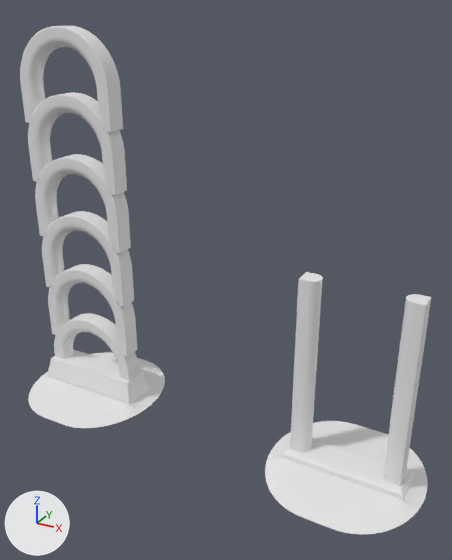
A saved change to the Blender file retractiontower/data/Template.blend.
Both versions are drawn from a camera (50 mm lens) standing at (21.6, -78.6, 67.9) and looking at (-21.6, -0.1, 28.6). Lighting does not change. The marker at lower left points along +X, +Y and +Z.

Names of what the first picture shows: 'Arc', 'Arc.001', 'base', 'base.001'.
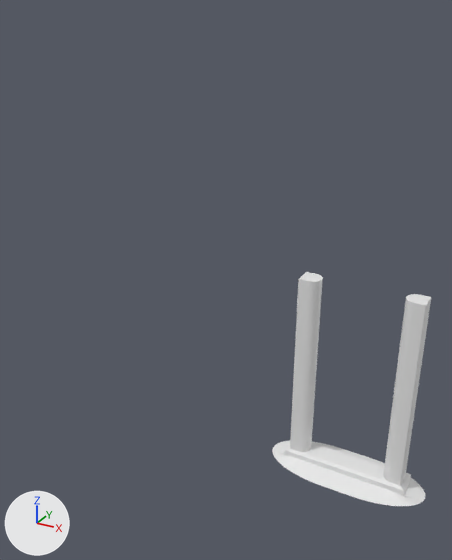
What differs and where, as boxes (x1, y1, x2, y2) in the pictures (452 x 560 px):
'Arc.001', hidden: before (20, 26, 139, 381)
'base', reshaped, rescaled (6% narrower, 42% shorter): before (265, 421, 428, 535); after (272, 440, 425, 506)
'base.001', hidden: before (28, 349, 165, 428)

The change, as a diff of the scene's bpy script:
```diff
--- a/retractiontower/data/Template.blend.py
+++ b/retractiontower/data/Template.blend.py
@@ me_cube @@
 me_cube.from_pydata(...)  # 142 vertices, 138 faces; spans x -1.0..1.0, y -1.0..1.0, z -5.0..-3.0
 # used by ob_base; location = (0.0, 0.0, 5.0); scale = (12.5, 12.5, 1.0)
+# me_cube part 1: all 74 vertices in x -0.8..0.8, y -0.25..0.25, z -4.0..-3.0 are scaled about their middle by (0.982, 1.65, 1)
@@ ob_base @@
 ob_base.location = (0.0, 0.0, 5.0)
-ob_base.scale = (12.5, 12.5, 1.0)
+ob_base.scale = (12.5, 5.0, 1.0)
@@ ob_arc_001 @@
 ob_arc_001 = bpy.data.objects.new('Arc.001', cu_arc_001)
-ob_arc_001.location = (-50.0, 0.0, 6.0)
+ob_arc_001.location = (0.0, 0.0, 6.0)
 ob_arc_001.rotation_euler = (1.571, 0.0, 0.0)  # degrees (90, 0, 0)
@@ ob_arc_001 @@
 _m = ob_arc_001.modifiers.new('Array', 'ARRAY')
 _m.use_relative_offset = False
+ob_arc_001.hide_set(True)  # its collection is switched off
@@ ob_base_001 @@
 ob_base_001 = bpy.data.objects.new('base.001', me_cube_002)
-ob_base_001.location = (-50.0, 0.0, 5.0)
+ob_base_001.location = (0.0, 0.0, 5.0)
 ob_base_001.scale = (12.5, 12.5, 1.0)
+ob_base_001.hide_set(True)  # its collection is switched off
```
